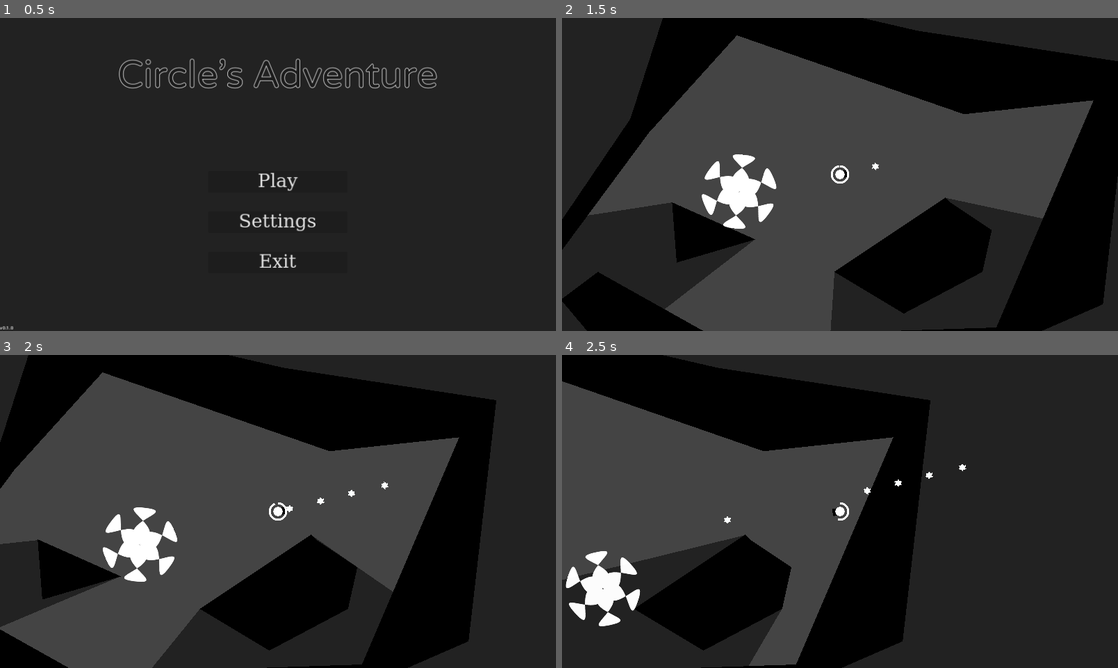
Above: before the commit, frames 1-4 (two rows, left to right).
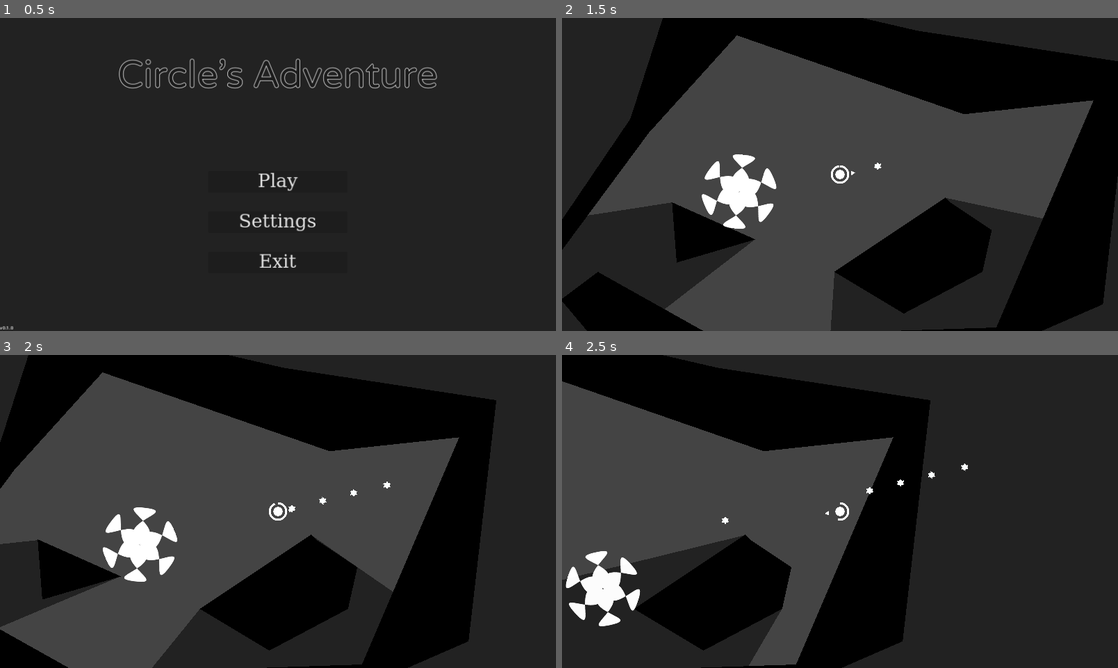
Above: after the commit, the same moments.

Repository: Quicksilver151/Circles-Adventure
Game: Godot game, scene res://Scenes/Menu.tscn
Two runs of this game, one before a commit and one after it. Both use one fixed random seed, a clock stepped at 60 frames per second and the inputs below. The engine's default icon, where the game draws it, is replaced by a stand-in: a white triangle on a blue panel in a dark square.
Inputs (mouse positions are in pixels of both pictures, inside the frame that each line leads up to):
- Up to frame 1 (0.5 s): no input
- Up to frame 2 (1.5 s): click "Play" at 0.5 s; tap Enter (ui_accept) at 1.25 s; move the mouse to (962, 158) at 1.27 s; hold Right (ui_right) from 1.28 s (still down); hold Space (a_shoot) from 1.28 s (still down)
- Up to frame 3 (2 s): keep holding Right (ui_right); keep holding Space (a_shoot); tap Enter (ui_accept) at 1.52 s
- Up to frame 4 (2.5 s): keep holding Right (ui_right); move the mouse to (728, 527) at 2.02 s; release Space (a_shoot) at 2.03 s; tap Shift (a_dash) at 2.1 s; tap Enter (ui_accept) at 2.27 s; tap Space (a_shoot) at 2.3 s

Frame 1 is identical in both runs. In frame 2, less than 0.1% of the frame differs, in the area x 50-58%, y 46-52%; in frame 3, less than 0.1%; in frame 4, 0.1%, in the area x 28-73%, y 34-54%.

Commit message:
better gun and cursor

Diff:
--- /dev/null
+++ b/Assets/Sprites/cursor.svg
@@ -0,0 +1,91 @@
+<?xml version="1.0" encoding="UTF-8" standalone="no"?>
+<svg
+   sodipodi:docname="cursor.svg"
+   inkscape:version="1.2.2 (b0a8486, 2022-12-01)"
+   id="svg8"
+   version="1.1"
+   viewBox="0 0 64 64"
+   height="256"
+   width="256"
+   xmlns:inkscape="http://www.inkscape.org/namespaces/inkscape"
+   xmlns:sodipodi="http://sodipodi.sourceforge.net/DTD/sodipodi-0.dtd"
+   xmlns="http://www.w3.org/2000/svg"
+   xmlns:svg="http://www.w3.org/2000/svg"
+   xmlns:rdf="http://www.w3.org/1999/02/22-rdf-syntax-ns#"
+   xmlns:cc="http://creativecommons.org/ns#"
+   xmlns:dc="http://purl.org/dc/elements/1.1/">
+  <defs
+     id="defs2" />
+  <sodipodi:namedview
+     inkscape:window-maximized="0"
+     inkscape:window-y="22"
+     inkscape:window-x="0"
+     inkscape:window-height="1058"
+     inkscape:window-width="1920"
+     units="px"
+     showgrid="false"
+     inkscape:document-rotation="0"
+     inkscape:current-layer="layer1"
+     inkscape:document-units="px"
+     inkscape:cy="189.625"
+     inkscape:cx="127.75"
+     inkscape:zoom="4"
+     inkscape:pageshadow="2"
+     inkscape:pageopacity="1"
+     borderopacity="1"
+     bordercolor="#4b5269"
+     pagecolor="#2f343f"
+     id="base"
+     inkscape:showpageshadow="0"
+     inkscape:pagecheckerboard="0"
+     inkscape:deskcolor="#2f343f"
+     inkscape:lockguides="false"
+     showguides="true">
+    <sodipodi:guide
+       position="32,55.67006"
+       orientation="1,0"
+       id="guide1226"
+       inkscape:locked="false" />
+    <sodipodi:guide
+       position="-5.4526694,31.998301"
+       orientation="0,-1"
+       id="guide1228"
+       inkscape:locked="false" />
+  </sodipodi:namedview>
+  <metadata
+     id="metadata5">
+    <rdf:RDF>
+      <cc:Work
+         rdf:about="">
+        <dc:format>image/svg+xml</dc:format>
+        <dc:type
+           rdf:resource="http://purl.org/dc/dcmitype/StillImage" />
+      </cc:Work>
+    </rdf:RDF>
+  </metadata>
+  <g
+     id="layer1"
+     inkscape:groupmode="layer"
+     inkscape:label="Layer 1">
+    <path
+       id="rect255"
+       style="fill:#ffffff;stroke:#ffffff;stroke-width:0.659881;stroke-linecap:round;stroke-linejoin:round;stroke-dasharray:none;stroke-opacity:1;paint-order:normal"
+       d="M 8.3299409,30.32994 H 22.281332 c 1.504142,1.085594 2.172961,2.186616 0,3.340119 H 8.3299409 Z"
+       sodipodi:nodetypes="ccccc" />
+    <path
+       id="rect255-3"
+       style="fill:#ffffff;stroke:#ffffff;stroke-width:0.659881;stroke-linecap:round;stroke-linejoin:round;stroke-dasharray:none;stroke-opacity:1;paint-order:normal"
+       d="M 55.670481,33.670059 H 41.71909 c -1.504142,-1.085594 -2.172961,-2.186616 0,-3.340119 h 13.951391 z"
+       sodipodi:nodetypes="ccccc" />
+    <path
+       id="rect255-3-6"
+       style="fill:#ffffff;stroke:#ffffff;stroke-width:0.659881;stroke-linecap:round;stroke-linejoin:round;stroke-dasharray:none;stroke-opacity:1;paint-order:normal"
+       d="M 33.670059,8.3299405 V 22.281332 c -1.085594,1.504142 -2.186616,2.172961 -3.340119,0 V 8.3299405 Z"
+       sodipodi:nodetypes="ccccc" />
+    <path
+       id="rect255-3-6-7"
+       style="fill:#ffffff;stroke:#ffffff;stroke-width:0.659881;stroke-linecap:round;stroke-linejoin:round;stroke-dasharray:none;stroke-opacity:1;paint-order:normal"
+       d="M 30.32994,55.670481 V 41.71909 c 1.085594,-1.504142 2.186616,-2.172961 3.340119,0 v 13.951391 z"
+       sodipodi:nodetypes="ccccc" />
+  </g>
+</svg>
--- /dev/null
+++ b/Assets/Sprites/triangle.svg
@@ -0,0 +1,114 @@
+<?xml version="1.0" encoding="UTF-8" standalone="no"?>
+<svg
+   sodipodi:docname="triangle.svg"
+   inkscape:version="1.2.2 (b0a8486, 2022-12-01)"
+   id="svg8"
+   version="1.1"
+   viewBox="0 0 67.733332 67.733332"
+   height="256"
+   width="256"
+   xmlns:inkscape="http://www.inkscape.org/namespaces/inkscape"
+   xmlns:sodipodi="http://sodipodi.sourceforge.net/DTD/sodipodi-0.dtd"
+   xmlns="http://www.w3.org/2000/svg"
+   xmlns:svg="http://www.w3.org/2000/svg"
+   xmlns:rdf="http://www.w3.org/1999/02/22-rdf-syntax-ns#"
+   xmlns:cc="http://creativecommons.org/ns#"
+   xmlns:dc="http://purl.org/dc/elements/1.1/">
+  <defs
+     id="defs2">
+    <linearGradient
+       id="linearGradient3419"
+       inkscape:swatch="solid">
+      <stop
+         id="stop3417"
+         offset="0"
+         style="stop-color:#008293;stop-opacity:1;" />
+    </linearGradient>
+    <inkscape:perspective
+       id="perspective1493"
+       inkscape:persp3d-origin="625.64708 : 302.21777 : 1"
+       inkscape:vp_z="1109.4266 : 140.95794 : 1"
+       inkscape:vp_y="0 : -3779.5277 : 0"
+       inkscape:vp_x="141.86751 : 140.95794 : 1"
+       sodipodi:type="inkscape:persp3d" />
+    <inkscape:perspective
+       id="perspective1477"
+       inkscape:persp3d-origin="516.45817 : 292.988 : 1"
+       inkscape:vp_z="1000.2377 : 131.72817 : 1"
+       inkscape:vp_y="0 : -3779.5277 : 0"
+       inkscape:vp_x="32.678633 : 131.72817 : 1"
+       sodipodi:type="inkscape:persp3d" />
+    <inkscape:perspective
+       id="perspective1447"
+       inkscape:persp3d-origin="464.78274 : 519.95187 : 1"
+       inkscape:vp_z="948.56229 : 358.69202 : 1"
+       inkscape:vp_y="0 : -3779.5277 : 0"
+       inkscape:vp_x="-18.996802 : 358.69202 : 1"
+       sodipodi:type="inkscape:persp3d" />
+    <inkscape:perspective
+       id="perspective1403"
+       inkscape:persp3d-origin="213.10624 : -30.557369 : 1"
+       inkscape:vp_z="341.10624 : 12.109292 : 1"
+       inkscape:vp_y="0 : 1000 : 0"
+       inkscape:vp_x="85.106241 : 12.109292 : 1"
+       sodipodi:type="inkscape:persp3d" />
+  </defs>
+  <sodipodi:namedview
+     inkscape:window-maximized="1"
+     inkscape:window-y="22"
+     inkscape:window-x="0"
+     inkscape:window-height="1058"
+     inkscape:window-width="1920"
+     inkscape:object-paths="true"
+     showgrid="false"
+     inkscape:document-rotation="0"
+     inkscape:current-layer="layer1"
+     inkscape:document-units="px"
+     inkscape:cy="113.8947"
+     inkscape:cx="149.25004"
+     inkscape:zoom="1.979899"
+     inkscape:pageshadow="2"
+     inkscape:pageopacity="0"
+     borderopacity="1"
+     bordercolor="#343c49"
+     pagecolor="#2c303c"
+     id="base"
+     units="px"
+     inkscape:pagecheckerboard="false"
+     inkscape:showpageshadow="0"
+     inkscape:deskcolor="#2c303c" />
+  <metadata
+     id="metadata5">
+    <rdf:RDF>
+      <cc:Work
+         rdf:about="">
+        <dc:format>image/svg+xml</dc:format>
+        <dc:type
+           rdf:resource="http://purl.org/dc/dcmitype/StillImage" />
+      </cc:Work>
+    </rdf:RDF>
+  </metadata>
+  <g
+     id="layer1"
+     inkscape:groupmode="layer"
+     inkscape:label="Layer 1">
+    <path
+       sodipodi:type="star"
+       style="fill:#ffffff;fill-opacity:1;stroke:none;stroke-width:4.03278;paint-order:stroke markers fill"
+       id="path1189"
+       inkscape:flatsided="true"
+       sodipodi:sides="3"
+       sodipodi:cx="-36.563049"
+       sodipodi:cy="-7.9980288"
+       sodipodi:r1="37.417049"
+       sodipodi:r2="18.708527"
+       sodipodi:arg1="0.52359878"
+       sodipodi:arg2="1.5707963"
+       inkscape:rounded="-3.469447e-18"
+       inkscape:randomized="0"
+       d="m -4.1589341,10.710496 -64.8082309,0 32.404116,-56.125574 z"
+       inkscape:transform-center-y="-9.877777"
+       transform="matrix(1.0451347,0,0,1.0559654,72.079977,52.190084)"
+       inkscape:transform-center-x="-1.056252e-06" />
+  </g>
+</svg>
--- /dev/null
+++ b/Assets/Sprites/triangle_r.svg
@@ -0,0 +1,114 @@
+<?xml version="1.0" encoding="UTF-8" standalone="no"?>
+<svg
+   sodipodi:docname="triangle_r.svg"
+   inkscape:version="1.2.2 (b0a8486, 2022-12-01)"
+   id="svg8"
+   version="1.1"
+   viewBox="0 0 67.733332 67.733332"
+   height="256"
+   width="256"
+   xmlns:inkscape="http://www.inkscape.org/namespaces/inkscape"
+   xmlns:sodipodi="http://sodipodi.sourceforge.net/DTD/sodipodi-0.dtd"
+   xmlns="http://www.w3.org/2000/svg"
+   xmlns:svg="http://www.w3.org/2000/svg"
+   xmlns:rdf="http://www.w3.org/1999/02/22-rdf-syntax-ns#"
+   xmlns:cc="http://creativecommons.org/ns#"
+   xmlns:dc="http://purl.org/dc/elements/1.1/">
+  <defs
+     id="defs2">
+    <linearGradient
+       id="linearGradient3419"
+       inkscape:swatch="solid">
+      <stop
+         id="stop3417"
+         offset="0"
+         style="stop-color:#008293;stop-opacity:1;" />
+    </linearGradient>
+    <inkscape:perspective
+       id="perspective1493"
+       inkscape:persp3d-origin="625.64708 : 302.21777 : 1"
+       inkscape:vp_z="1109.4266 : 140.95794 : 1"
+       inkscape:vp_y="0 : -3779.5277 : 0"
+       inkscape:vp_x="141.86751 : 140.95794 : 1"
+       sodipodi:type="inkscape:persp3d" />
+    <inkscape:perspective
+       id="perspective1477"
+       inkscape:persp3d-origin="516.45817 : 292.988 : 1"
+       inkscape:vp_z="1000.2377 : 131.72817 : 1"
+       inkscape:vp_y="0 : -3779.5277 : 0"
+       inkscape:vp_x="32.678633 : 131.72817 : 1"
+       sodipodi:type="inkscape:persp3d" />
+    <inkscape:perspective
+       id="perspective1447"
+       inkscape:persp3d-origin="464.78274 : 519.95187 : 1"
+       inkscape:vp_z="948.56229 : 358.69202 : 1"
+       inkscape:vp_y="0 : -3779.5277 : 0"
+       inkscape:vp_x="-18.996802 : 358.69202 : 1"
+       sodipodi:type="inkscape:persp3d" />
+    <inkscape:perspective
+       id="perspective1403"
+       inkscape:persp3d-origin="213.10624 : -30.557369 : 1"
+       inkscape:vp_z="341.10624 : 12.109292 : 1"
+       inkscape:vp_y="0 : 1000 : 0"
+       inkscape:vp_x="85.106241 : 12.109292 : 1"
+       sodipodi:type="inkscape:persp3d" />
+  </defs>
+  <sodipodi:namedview
+     inkscape:window-maximized="1"
+     inkscape:window-y="22"
+     inkscape:window-x="0"
+     inkscape:window-height="1058"
+     inkscape:window-width="1920"
+     inkscape:object-paths="true"
+     showgrid="false"
+     inkscape:document-rotation="0"
+     inkscape:current-layer="layer1"
+     inkscape:document-units="px"
+     inkscape:cy="113.8947"
+     inkscape:cx="149.25004"
+     inkscape:zoom="1.979899"
+     inkscape:pageshadow="2"
+     inkscape:pageopacity="0"
+     borderopacity="1"
+     bordercolor="#343c49"
+     pagecolor="#2c303c"
+     id="base"
+     units="px"
+     inkscape:pagecheckerboard="false"
+     inkscape:showpageshadow="0"
+     inkscape:deskcolor="#2c303c" />
+  <metadata
+     id="metadata5">
+    <rdf:RDF>
+      <cc:Work
+         rdf:about="">
+        <dc:format>image/svg+xml</dc:format>
+        <dc:type
+           rdf:resource="http://purl.org/dc/dcmitype/StillImage" />
+      </cc:Work>
+    </rdf:RDF>
+  </metadata>
+  <g
+     id="layer1"
+     inkscape:groupmode="layer"
+     inkscape:label="Layer 1">
+    <path
+       sodipodi:type="star"
+       style="fill:#ffffff;fill-opacity:1;stroke:none;stroke-width:4.03278;paint-order:stroke markers fill"
+       id="path1189"
+       inkscape:flatsided="true"
+       sodipodi:sides="3"
+       sodipodi:cx="-36.563049"
+       sodipodi:cy="-7.9980288"
+       sodipodi:r1="37.417049"
+       sodipodi:r2="18.708527"
+       sodipodi:arg1="0.52359878"
+       sodipodi:arg2="1.5707963"
+       inkscape:rounded="-3.469447e-18"
+       inkscape:randomized="0"
+       d="m -4.1589341,10.710496 -64.8082309,0 32.404116,-56.125574 z"
+       inkscape:transform-center-y="0.040873582"
+       transform="matrix(0.00216235,1.0451325,-1.0559631,0.00218476,15.657383,72.056497)"
+       inkscape:transform-center-x="-9.8427213" />
+  </g>
+</svg>
--- a/Components/Bullet.gd
+++ b/Components/Bullet.gd
@@ -4,13 +4,20 @@
 var speed = 1000
 var damage = 1
 
-
+var visibility_notif: VisibleOnScreenNotifier2D = VisibleOnScreenNotifier2D.new()
+var vis_timer = 5
 func _ready():
+	add_child(visibility_notif)
 	print(damage)
 
 func _physics_process(delta):
+	vis_timer = max(vis_timer-delta , 0)
 	position += Vector2.RIGHT.rotated(rotation)*speed*delta
 	for body in get_overlapping_bodies():
 		if body.is_in_group("destructable"):
 			body.queue_free()
 			queue_free()
+
+	if visibility_notif.is_on_screen() or vis_timer:
+		return
+	queue_free()
--- a/Components/Shooter.gd
+++ b/Components/Shooter.gd
@@ -7,17 +7,17 @@
 @export var bullet_type : PackedScene
 @export var bullet_speed: int = 1000
 
-@onready var gun = Sprite2D.new()
+@onready var gun = $Triangle
 
 @onready var parent = get_parent()
 
 
 func _ready():
-
-	gun.texture = preload("res://icon.svg")
-	gun.apply_scale(Vector2.ONE/5)
-	gun.self_modulate = Color.BLACK
-	gun.offset = Vector2.RIGHT*64
+#
+#	gun.texture = preload("res://icon.svg")
+#	gun.apply_scale(Vector2.ONE/5)
+#	gun.self_modulate = Color.BLACK
+	gun.offset = Vector2.RIGHT*92
 
 	add_child(gun)
 
@@ -26,13 +26,14 @@
 func aim(direction: Vector2):
 	gun.look_at(direction)
 
+
 func shoot():
 	if parent.charge <= 0:
 		return
 	var bullet : Bullet = bullet_type.instantiate()
 	bullet.rotate(gun.rotation)
 	bullet.speed = 1000
-	bullet.position = global_position + Vector2.RIGHT.rotated(gun.rotation)*24
+	bullet.position = global_position + Vector2.RIGHT.rotated(gun.rotation)*32
 	bullet.modulate = parent.modulate
 	bullet.damage = get_bullet_damage(parent.charge)
 	bullet.z_index = 1
--- a/Objects/Player.tscn
+++ b/Objects/Player.tscn
@@ -1,8 +1,9 @@
-[gd_scene load_steps=10 format=3 uid="uid://bji0clkqbfs3c"]
+[gd_scene load_steps=11 format=3 uid="uid://bji0clkqbfs3c"]
 
 [ext_resource type="Texture2D" uid="uid://6brh51uv0ggv" path="res://Assets/Sprites/Circle.svg" id="1_iighx"]
 [ext_resource type="Script" path="res://Code/Player.gd" id="1_nthwo"]
 [ext_resource type="Script" path="res://Components/TopDownMovement.gd" id="3_sxkwi"]
+[ext_resource type="Texture2D" uid="uid://11h4u60g62f6" path="res://Assets/Sprites/triangle_r.svg" id="4_872cw"]
 [ext_resource type="Script" path="res://Components/Shooter.gd" id="4_i7l4s"]
 [ext_resource type="PackedScene" uid="uid://cib15gk441jag" path="res://Objects/Varients/Bullets/RegularBullets.tscn" id="5_nm4ue"]
 [ext_resource type="Texture2D" uid="uid://b443ry8ou4hi0" path="res://Assets/Sprites/CircleOutline.svg" id="6_t1htw"]
@@ -29,6 +30,13 @@
 [node name="Shooter" type="Sprite2D" parent="."]
 script = ExtResource("4_i7l4s")
 bullet_type = ExtResource("5_nm4ue")
+
+[node name="Triangle" type="Sprite2D" parent="Shooter"]
+z_index = 1
+z_as_relative = false
+rotation = 6.28318
+scale = Vector2(0.5, 0.5)
+texture = ExtResource("4_872cw")
 
 [node name="CollisionShape2D" type="CollisionShape2D" parent="."]
 shape = SubResource("CircleShape2D_cxrn0")
--- a/project.godot
+++ b/project.godot
@@ -25,6 +25,8 @@
 window/size/viewport_width=1920
 window/size/viewport_height=1080
 window/size/mode=3
+mouse_cursor/custom_image="res://Assets/Sprites/cursor.svg"
+mouse_cursor/custom_image_hotspot=Vector2(16, 16)
 window/stretch/mode="canvas_items"
 window/stretch/aspect="keep_height"
 
Not shown, added: Assets/Sprites/cursor.svg.import
Not shown, added: Assets/Sprites/triangle.svg.import
Not shown, added: Assets/Sprites/triangle_r.svg.import
